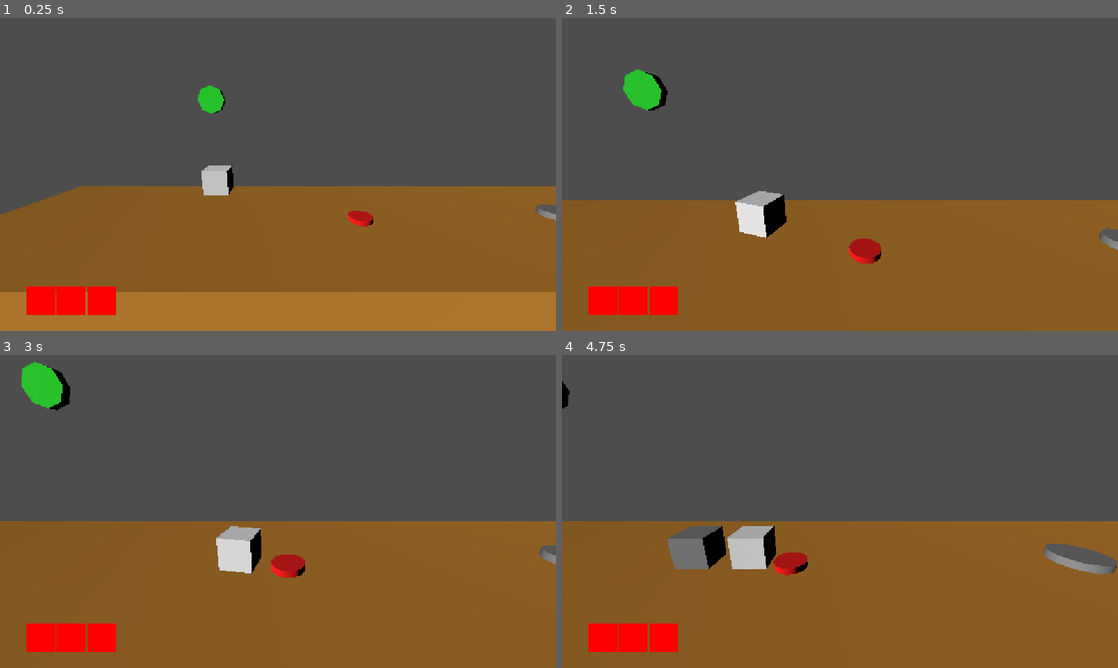
Above: before the commit, frames 1-4 (two rows, left to right).
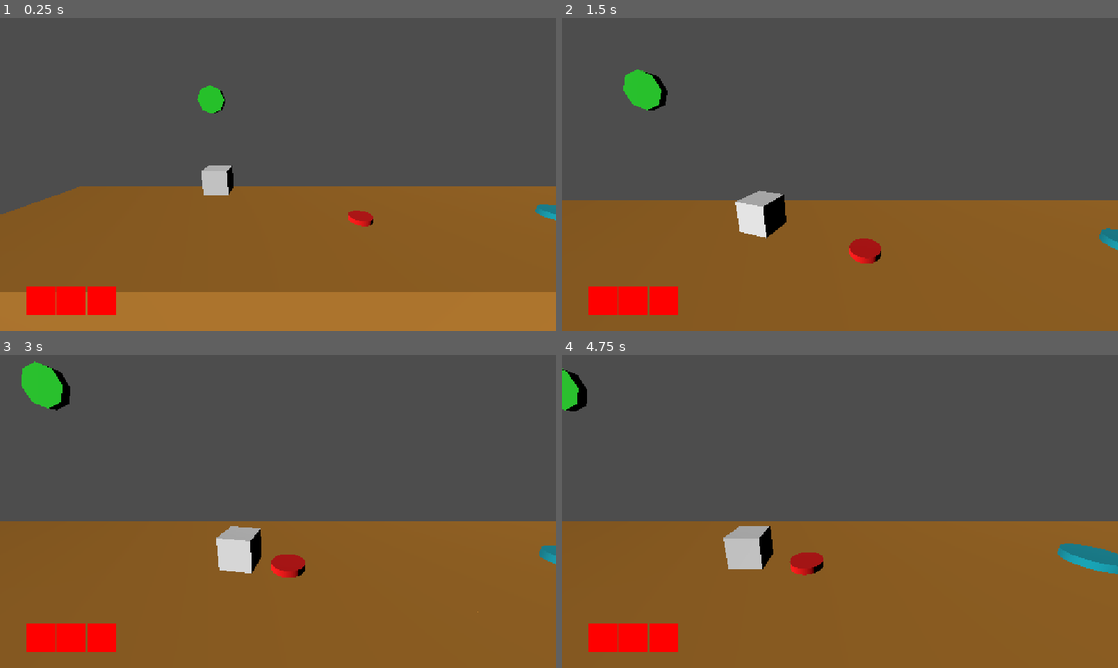
Above: after the commit, the same moments.

Repository: Nof-va/13dt1-nofo
Game: Godot game, scene res://Scenes/tut_door.tscn
Two runs of this game, one before a commit and one after it. Both use one fixed random seed, a clock stepped at 60 frames per second and the inputs below. This scene is started directly instead of the project's main scene.
Inputs:
- Up to frame 1 (0.25 s): no input
- Up to frame 2 (1.5 s): tap Enter (ui_accept) at 0.5, 0.77 s; hold D (move_right) 0.53-1.28 s; tap E (interact) at 0.6, 1.35 s; hold A (move_left) from 1.28 s (still down)
- Up to frame 3 (3 s): tap Enter (ui_accept) at 1.52 s; release A (move_left) at 2.03 s; hold D (move_right) from 2.03 s (still down); tap W (move_away) at 2.1 s; tap E (interact) at 2.3 s; tap S (move_toward) at 2.85 s
- Up to frame 4 (4.75 s): tap Enter (ui_accept) at 3.02, 3.77 s; tap E (interact) at 3.05, 3.6 s; release D (move_right) at 3.53 s; hold A (move_left) 3.53-4.25 s; tap Escape (pause) at 4.15 s; click "Resume" at 4.25 s

The runs differ from the first frame. In frame 1, 0.1% of the frame differs, in the area x 96-100%, y 59-65%; in frame 2, 0.2%; in frame 3, 0.1%; in frame 4, 3.4%, in the area x 0-100%, y 4-71%.
Error after the commit: Cannot call method 'play' on a null value. (res://Scripts/item_button.gd:21)

Commit message:
Code conventions 2 + tweaks

Diff:
--- a/13dt1-big-project/Scenes/box_item.tscn
+++ b/13dt1-big-project/Scenes/box_item.tscn
@@ -1,6 +1,9 @@
-[gd_scene load_steps=3 format=3 uid="uid://dole36dqfpe7d"]
+[gd_scene load_steps=4 format=3 uid="uid://dole36dqfpe7d"]
 
 [sub_resource type="BoxMesh" id="BoxMesh_37xia"]
+
+[sub_resource type="StandardMaterial3D" id="StandardMaterial3D_37xia"]
+albedo_color = Color(1, 1, 0.337255, 1)
 
 [sub_resource type="BoxShape3D" id="BoxShape3D_2xy6t"]
 
@@ -12,6 +15,7 @@
 
 [node name="MeshInstance3D" type="MeshInstance3D" parent="."]
 mesh = SubResource("BoxMesh_37xia")
+surface_material_override/0 = SubResource("StandardMaterial3D_37xia")
 
 [node name="CollisionShape3D" type="CollisionShape3D" parent="."]
 shape = SubResource("BoxShape3D_2xy6t")
--- a/13dt1-big-project/Scenes/door.tscn
+++ b/13dt1-big-project/Scenes/door.tscn
@@ -7,6 +7,9 @@
 size = Vector3(0.797528, 7.94532, 7.85605)
 
 [sub_resource type="BoxMesh" id="BoxMesh_h7j2x"]
+
+[sub_resource type="StandardMaterial3D" id="StandardMaterial3D_p0e35"]
+albedo_color = Color(0, 0.647059, 0.721569, 1)
 
 [node name="Node3D" type="Node3D" node_paths=PackedStringArray("door_animator")]
 script = ExtResource("1_w6aom")
@@ -26,3 +29,4 @@
 [node name="CSGMesh3D" type="CSGMesh3D" parent="AnimatableBody3D"]
 transform = Transform3D(0.5, 0, 0, 0, 8, 0, 0, 0, 8, 0, 0, 0)
 mesh = SubResource("BoxMesh_h7j2x")
+material = SubResource("StandardMaterial3D_p0e35")
--- a/13dt1-big-project/Scenes/hearts.tscn
+++ b/13dt1-big-project/Scenes/hearts.tscn
@@ -3,7 +3,7 @@
 [ext_resource type="Script" uid="uid://cnlcqu71hdfen" path="res://Scripts/hud_hearts.gd" id="1_6c8c5"]
 [ext_resource type="PackedScene" uid="uid://chgxkbks030o0" path="res://Scenes/single_heart.tscn" id="2_p2f3o"]
 
-[node name="Control" type="Control"]
+[node name="Control" type="Control" node_paths=PackedStringArray("hearts_container")]
 layout_mode = 3
 anchors_preset = 15
 anchor_right = 1.0
@@ -16,6 +16,7 @@
 grow_vertical = 2
 script = ExtResource("1_6c8c5")
 single_heart = ExtResource("2_p2f3o")
+hearts_container = NodePath("Hearts")
 
 [node name="Hearts" type="HBoxContainer" parent="."]
 layout_mode = 1
--- a/13dt1-big-project/Scenes/in_game_menu.tscn
+++ b/13dt1-big-project/Scenes/in_game_menu.tscn
@@ -15,10 +15,11 @@
 
 [sub_resource type="StyleBoxEmpty" id="StyleBoxEmpty_lgl56"]
 
-[node name="CanvasLayer" type="CanvasLayer"]
+[node name="CanvasLayer" type="CanvasLayer" node_paths=PackedStringArray("pause_menu")]
 process_mode = 3
 script = ExtResource("2_2rnyg")
 main_menu = "main_menu.tscn"
+pause_menu = NodePath(".")
 
 [node name="Control" type="Control" parent="."]
 layout_mode = 3
@@ -103,7 +104,7 @@
 custom_minimum_size = Vector2(0, 37.67)
 layout_mode = 2
 
-[node name="Checkpointbtn" type="Button" parent="Control/VBoxContainer"]
+[node name="MainMenubtn" type="Button" parent="Control/VBoxContainer"]
 layout_mode = 2
 size_flags_horizontal = 4
 size_flags_vertical = 0
@@ -157,5 +158,5 @@
 
 [connection signal="pressed" from="Control/VBoxContainer/Resume" to="." method="_on_resume_pressed"]
 [connection signal="pressed" from="Control/VBoxContainer/Restartbtn" to="." method="_on_restartbtn_pressed"]
-[connection signal="pressed" from="Control/VBoxContainer/Checkpointbtn" to="." method="_on_checkpointbtn_pressed"]
+[connection signal="pressed" from="Control/VBoxContainer/MainMenubtn" to="." method="_on_main_menubtn_pressed"]
 [connection signal="pressed" from="Control/VBoxContainer/Exitbtn" to="." method="_on_exitbtn_pressed"]
--- a/13dt1-big-project/Scenes/next_level.tscn
+++ b/13dt1-big-project/Scenes/next_level.tscn
@@ -6,6 +6,9 @@
 size = Vector3(1, 11.1823, 9.56974)
 
 [sub_resource type="BoxMesh" id="BoxMesh_1piei"]
+
+[sub_resource type="StandardMaterial3D" id="StandardMaterial3D_1piei"]
+albedo_color = Color(1, 0.211765, 1, 1)
 
 [node name="Area3D" type="Area3D"]
 script = ExtResource("1_b663h")
@@ -20,5 +23,6 @@
 transform = Transform3D(-4.37114e-07, -0.106, 0, 10, -4.63341e-09, 0, 0, 0, 10, 0, 0, 0)
 mesh = SubResource("BoxMesh_1piei")
 skeleton = NodePath("../..")
+surface_material_override/0 = SubResource("StandardMaterial3D_1piei")
 
 [connection signal="body_entered" from="." to="." method="_on_body_entered"]
--- a/13dt1-big-project/Scenes/player_body.tscn
+++ b/13dt1-big-project/Scenes/player_body.tscn
@@ -19,11 +19,13 @@
 shading_mode = 0
 albedo_color = Color(0, 0.812099, 0.824048, 1)
 
-[node name="Node3D" type="CharacterBody3D" node_paths=PackedStringArray("hearts") groups=["Player"]]
+[node name="Node3D" type="CharacterBody3D" node_paths=PackedStringArray("hearts", "player_mesh", "camera_controller") groups=["Player"]]
 collision_layer = 15
 collision_mask = 15
 script = ExtResource("1_qyis3")
 hearts = NodePath("Control")
+player_mesh = NodePath("Body")
+camera_controller = NodePath("controller")
 
 [node name="Body" type="CollisionShape3D" parent="."]
 shape = SubResource("BoxShape3D_1m5js")
--- a/13dt1-big-project/Scenes/unlock_door_plate.tscn
+++ b/13dt1-big-project/Scenes/unlock_door_plate.tscn
@@ -7,6 +7,9 @@
 radius = 0.76123
 
 [sub_resource type="CylinderMesh" id="CylinderMesh_b0ete"]
+
+[sub_resource type="StandardMaterial3D" id="StandardMaterial3D_nrapy"]
+albedo_color = Color(0, 0.647828, 0.721225, 1)
 
 [node name="StaticBody3D2" type="StaticBody3D" node_paths=PackedStringArray("raycast", "key_place")]
 collision_layer = 9
@@ -22,6 +25,7 @@
 transform = Transform3D(1.5, 0, 0, 0, 0.25, 0, 0, 0, 1.5, 0, 0, 0)
 mesh = SubResource("CylinderMesh_b0ete")
 skeleton = NodePath("../..")
+surface_material_override/0 = SubResource("StandardMaterial3D_nrapy")
 
 [node name="RayCast3D" type="RayCast3D" parent="."]
 transform = Transform3D(1, 0, 0, 0, -1, 8.74228e-08, 0, -8.74228e-08, -1, 0, 0, 0)
--- a/13dt1-big-project/Scripts/checkpoint.gd
+++ b/13dt1-big-project/Scripts/checkpoint.gd
@@ -1,11 +1,10 @@
 extends Area3D
 
-@export var checkpoint_animator : AnimationPlayer
-@export var respawn_point : Marker3D
+@export var checkpoint_animator: AnimationPlayer
+@export var respawn_point: Marker3D
 
 
 func _on_body_entered(body: Node3D) -> void:
-
 
 	# Indicates player has reached a new checkpoint and changes current position of spawn
 	if body.is_in_group("Player"):
--- a/13dt1-big-project/Scripts/death_zone.gd
+++ b/13dt1-big-project/Scripts/death_zone.gd
@@ -1,18 +1,14 @@
 extends Area3D
 
+var game_over = preload("res://Scenes/main_menu.tscn")
 @onready var player = get_parent().get_node("Player")
-var game_over = preload("res://Scenes/main_menu.tscn")
 
 
 func _ready() -> void:
-
-
 	Global.lives = 3
 
 
 func _on_body_entered(body: Node3D) -> void:
-
-
 	if body.is_in_group("Player") and Global.lives > 0:
 		player.visible = false
 		await get_tree().create_timer(0.5).timeout
--- a/13dt1-big-project/Scripts/door.gd
+++ b/13dt1-big-project/Scripts/door.gd
@@ -1,5 +1,4 @@
 extends Node3D
 
-
-@export var door_animator : AnimatableBody3D
+@export var door_animator: AnimatableBody3D
 var door_open = false
--- a/13dt1-big-project/Scripts/global.gd
+++ b/13dt1-big-project/Scripts/global.gd
@@ -1,7 +1,4 @@
 extends Node
 
 var lives = 3
-
 var spawn_point
-
-var item_check = false
--- a/13dt1-big-project/Scripts/hud_hearts.gd
+++ b/13dt1-big-project/Scripts/hud_hearts.gd
@@ -1,9 +1,9 @@
 extends Control
 
 @export var single_heart: PackedScene
+@export var hearts_container : HBoxContainer
 
 
-# Called when the node enters the scene tree for the first time.
 func _ready():
 	reset_lives()
 
@@ -15,11 +15,11 @@
 
 func add_life():
 	var hearts = single_heart.instantiate()
-	$Hearts.add_child(hearts)
+	hearts_container.add_child(hearts)
 
 
 func remove_life():
 		Global.lives -= 1
-		var hearts = $Hearts.get_children()
+		var hearts = hearts_container.get_children()
 		var health = len(hearts)
-		$Hearts.get_child(health - 1).queue_free()
+		hearts_container.get_child(health - 1).queue_free()
--- a/13dt1-big-project/Scripts/in_game_menu.gd
+++ b/13dt1-big-project/Scripts/in_game_menu.gd
@@ -1,13 +1,13 @@
 extends CanvasLayer
 
+@export var main_menu: String
+@export var pause_menu: CanvasLayer
+var currently_paused = false
 @onready var player = $"../Player"
 @onready var tree = get_tree()
-@export var main_menu : String
-var currently_paused = false
-
 
 func _ready() -> void:
-	$".".visible = false
+	pause_menu.visible = false
 
 
 func _input(_event: InputEvent) -> void:
@@ -15,12 +15,12 @@
 
 	if Input.is_action_just_pressed("pause"):
 		if currently_paused == false:
-			$".".visible = true
+			pause_menu.visible = true
 			tree.paused = !tree.paused
 			Input.set_mouse_mode(Input.MOUSE_MODE_VISIBLE)
 			currently_paused = true
 		else:
-			$".".visible = false
+			pause_menu.visible = false
 			Input.set_mouse_mode(Input.MOUSE_MODE_CAPTURED)
 			tree.paused = !tree.paused
 			currently_paused = false
@@ -28,7 +28,7 @@
 
 func _on_resume_pressed() -> void:
 	tree.paused = !tree.paused
-	$".".visible = false
+	pause_menu.visible = false
 	currently_paused = false
 	Input.set_mouse_mode(Input.MOUSE_MODE_CAPTURED)
 
@@ -37,7 +37,7 @@
 	get_tree().quit()
 
 
-func _on_checkpointbtn_pressed() -> void:
+func _on_main_menubtn_pressed() -> void:
 	tree.paused = !tree.paused
 	get_tree().change_scene_to_file("res://Scenes/" + main_menu)
 
--- a/13dt1-big-project/Scripts/item_button.gd
+++ b/13dt1-big-project/Scripts/item_button.gd
@@ -1,6 +1,8 @@
 extends Area3D
 
-@export var item : PackedScene
+@export var item: PackedScene
+@export var button_animator: AnimationPlayer
+@export var spawn_location: Marker3D
 var player
 var player_check = false
 var item_check = false
@@ -16,13 +18,13 @@
 
 	if Input.is_action_just_pressed("interact") and player_check == true:
 		if item_check == false:
-			$AnimationPlayer.play("button_pressed")
+			button_animator.play("button_pressed")
 			get_parent().add_child(this_item)
-			this_item.position = $SpawnItem.global_position
+			this_item.position = spawn_location.global_position
 			item_check = true
 		else:
-			$AnimationPlayer.play("button_pressed")
-			get_tree().get_first_node_in_group("Moveable").position = $SpawnItem.global_position
+			button_animator.play("button_pressed")
+			get_tree().get_first_node_in_group("Moveable").position = spawn_location.global_position
 
 
 func _on_body_entered(body: Node3D) -> void:
--- a/13dt1-big-project/Scripts/main_menu.gd
+++ b/13dt1-big-project/Scripts/main_menu.gd
@@ -10,7 +10,8 @@
 
 
 func _on_settingsbtn_pressed() -> void:
-	get_tree().change_scene_to_file("settings") # Placeholder allocation
+	pass
+	# get_tree().change_scene_to_file("settings") # Placeholder allocation
 
 
 func _on_exitbtn_pressed() -> void:
--- a/13dt1-big-project/Scripts/moving_platform.gd
+++ b/13dt1-big-project/Scripts/moving_platform.gd
@@ -11,7 +11,6 @@
 
 func move():
 
-
 	# Animated movement between points A and B
 	var move_tween = create_tween()
 	move_tween.tween_property(self, "position", b, time).set_trans(Tween.TRANS_SINE).set_delay(pause)
--- a/13dt1-big-project/Scripts/playerbody.gd
+++ b/13dt1-big-project/Scripts/playerbody.gd
@@ -1,30 +1,33 @@
 extends CharacterBody3D
 
-@export var hearts : Control
+const JUMP_VELOCITY = 4.5
+@export var speed = 5
+@export var hearts: Control
 @export var push_force = 2.5
-const JUMP_VELOCITY = 4.5
-var speed = 5
+@export var rotation_speed = 10
+@export var camera_smoothing_x = 0.05
+@export var camera_smoothing_y = 0.1
+@export var camera_smoothing_z = 0.05
+@export var player_mesh : CollisionShape3D
+@export var camera_controller : Node3D
 var menu_pack = preload("res://Scenes/in_game_menu.tscn")
 var pause_is = false
 var last_direction = Vector3.FORWARD
-var rotation_speed = 10
+
 
 func _ready():
 	Input.set_mouse_mode(Input.MOUSE_MODE_CAPTURED)
 
 func _physics_process(delta: float) -> void:
 
-
 	# Gravity
 	if not is_on_floor():
 		velocity += get_gravity() * delta
 		speed = 5
 
-
 	# Jump
 	if Input.is_action_just_pressed("ui_accept") and is_on_floor():
 		velocity.y = JUMP_VELOCITY
-
 
 	# Get the input direction and handle the movement/deceleration.
 	var input_dir = Input.get_vector("move_left", "move_right", "move_away", "move_toward")
@@ -37,13 +40,10 @@
 		velocity.x = move_toward(velocity.x, 0, speed)
 		velocity.z = move_toward(velocity.z, 0, speed)
 
-
 	# Rotate player mesh smoothly towards current facing direction
-	$Body.rotation.y = lerp_angle($Body.rotation.y, atan2(-last_direction.x, -last_direction.z), delta * rotation_speed)
-
+	player_mesh.rotation.y = lerp_angle(player_mesh.rotation.y, atan2(-last_direction.x, -last_direction.z), delta * rotation_speed)
 
 	move_and_slide()
-
 
 	for i in get_slide_collision_count():
 		var collision = get_slide_collision(i)
@@ -52,8 +52,7 @@
 			var push_direction = -collision.get_normal()
 			moveable.apply_central_impulse(push_direction * push_force)
 
-
-	# Camera controller follow player_body position but not on z axis
-	$controller.position.x = lerp($controller.position.x, position.x, 0.05)
-	$controller.position.y = lerp($controller.position.y, position.y, 0.1)
-	$controller.position.z = lerp($controller.position.z, position.z, 0.05)
+	# Camera controller follow player's position
+	camera_controller.position.x = lerp(camera_controller.position.x, position.x, camera_smoothing_x)
+	camera_controller.position.y = lerp(camera_controller.position.y, position.y, camera_smoothing_y)
+	camera_controller.position.z = lerp(camera_controller.position.z, position.z, camera_smoothing_z)
--- a/13dt1-big-project/Scripts/unlock_door.gd
+++ b/13dt1-big-project/Scripts/unlock_door.gd
@@ -8,7 +8,6 @@
 
 
 func _physics_process(_delta: float) -> void:
-
 
 	# Check if key item has been placed on the unlocking mechanism
 	if raycast.is_colliding():
Not shown: 1 places in 13dt1-big-project/Scenes/door.tscn that only renumber resources
Not shown: 1 places in 13dt1-big-project/Scenes/next_level.tscn that only renumber resources
Not shown: 1 places in 13dt1-big-project/Scenes/unlock_door_plate.tscn that only renumber resources
